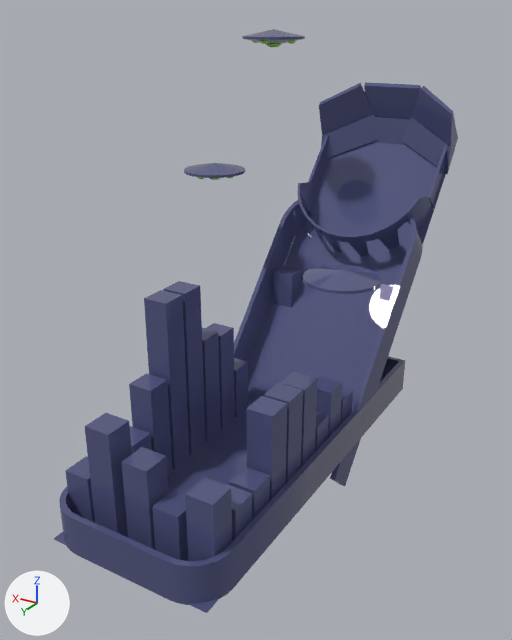
Two versions of the FBX model Assets/Models/testField03.FBX, one commit apart.
Rendered twice from a 50 mm lens placed at (-25.7, 48.9, 33.2), pointed at (2.1, 2.4, 9.9). The axes (+X, +Y, +Z) are drawn at lower left. The lights are the same throughout. Where no turn or scale is listed for an object, it has been applied to the vertices.
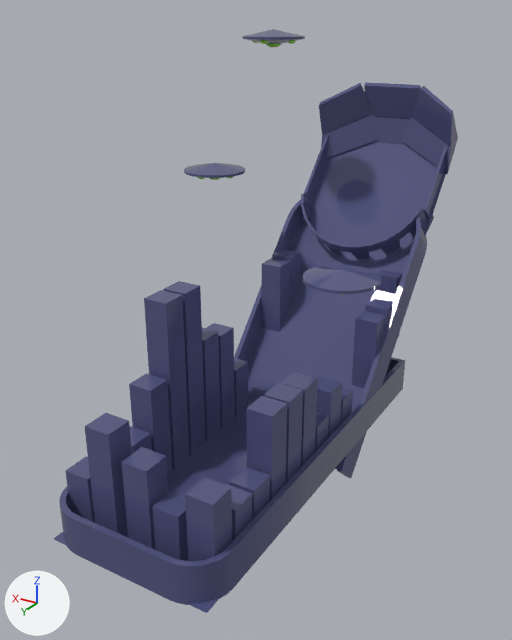
The change, as a diff of the scene's bpy script:
```diff
--- a/Assets/Models/testField03.FBX.py
+++ b/Assets/Models/testField03.FBX.py
@@ me_mesh_039 @@
+me_mesh_039.from_pydata(...)  # a box spanning x -1.0..1.0, y -1.0..1.0, z 0.0..6.53
+me_mesh_039.materials.append(mat_material__29)  # blue #535680
@@ ob_box033 @@
 ob_box033 = bpy.data.objects.new('Box033', me_mesh_036)
-ob_box033.location = (4.96, -8.2, 5.82)
+ob_box033.location = (5.29, -8.55, 7.47)
@@ ob_line002 @@
 ob_line002 = bpy.data.objects.new('Line002', me_mesh_012)
-ob_line002.location = (6.27, -8.32, 1.51)
+ob_line002.location = (6.27, -9.59, 1.51)
 ob_line002.rotation_euler = (-3.142, 0.0, 0.0)  # degrees (-180, 0, 0)
@@ ob_circle003 @@
 ob_circle003 = bpy.data.objects.new('Circle003', me_mesh_010)
-ob_circle003.location = (-0.02, -19.65, 1.83)
+ob_circle003.location = (-0.02, -20.46, 0.64)
@@ ob_box002 @@
-ob_box002 = bpy.data.objects.new('Box002', me_mesh_004)
-ob_box002.location = (-5.23, -10.33, -0.09)
@@ ob_line001 @@
 ob_line001 = bpy.data.objects.new('Line001', me_mesh_011)
-ob_line001.location = (-6.21, -8.32, 1.51)
+ob_line001.location = (-6.21, -9.59, 1.51)
@@ ob_box034 @@
+ob_box034 = bpy.data.objects.new('Box034', me_mesh_036)
+ob_box034.location = (-5.32, -6.38, 5.2)
@@ ob_box037 @@
+ob_box037 = bpy.data.objects.new('Box037', me_mesh_039)
+ob_box037.location = (-4.56, -10.48, 4.83)
@@ ob_box036 @@
+ob_box036 = bpy.data.objects.new('Box036', me_mesh_039.copy())
+ob_box036.location = (5.25, -6.43, 5.32)
@@ ob_box035 @@
+ob_box035 = bpy.data.objects.new('Box035', me_mesh_039.copy())
+ob_box035.location = (-5.32, -4.3, 2.86)
```

Boxes [x1, y1, x2, y2] around the edits, measured in the pictures (512 x 640 px):
'Line001', moved
    before: [330, 215, 423, 486]
    after: [337, 212, 427, 478]
'Circle003', moved
    before: [298, 182, 432, 256]
    after: [301, 193, 434, 259]
'Line002', moved
    before: [234, 200, 310, 362]
    after: [234, 197, 313, 362]
'Box036', added (blue)
    after: [261, 258, 291, 332]
'Box035', added (blue)
    after: [352, 311, 386, 388]
'Box033', moved
    before: [273, 267, 302, 307]
    after: [272, 249, 301, 301]
'Box037', added (blue)
    after: [375, 270, 402, 337]
'Box034', added
    after: [365, 298, 393, 324]
'Box002', deleted
    before: [378, 284, 395, 302]
